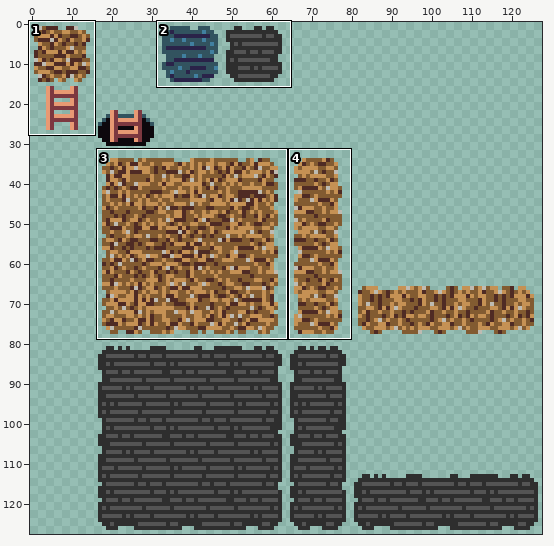
A pixel-art file gets an edit: asset_sources/tileset.aseprite. Above, an overview of the earlier version with the close-up marked.
Close-up. First the earlier version:
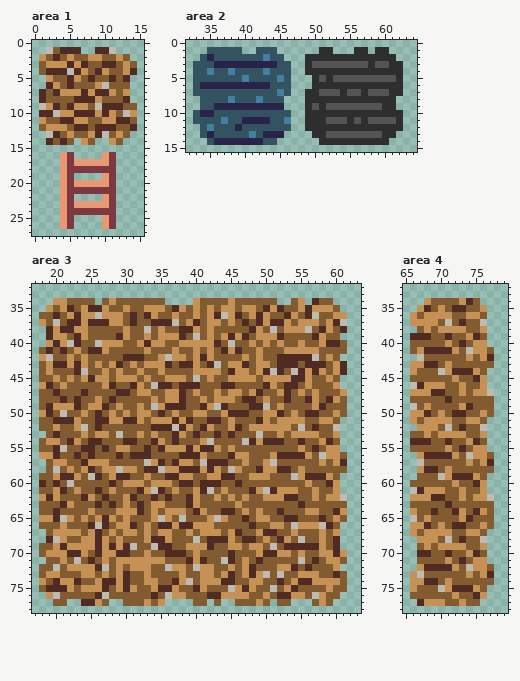
128x128 pixels, 1 frame. Shown: area 1: x 0..15, y 0..27; area 2: x 32..64, y 0..15; area 3: x 17..63, y 32..78; area 4: x 65..79, y 32..78. The commit also changed other parts of the picture, which this record leaves out.
Once edited:
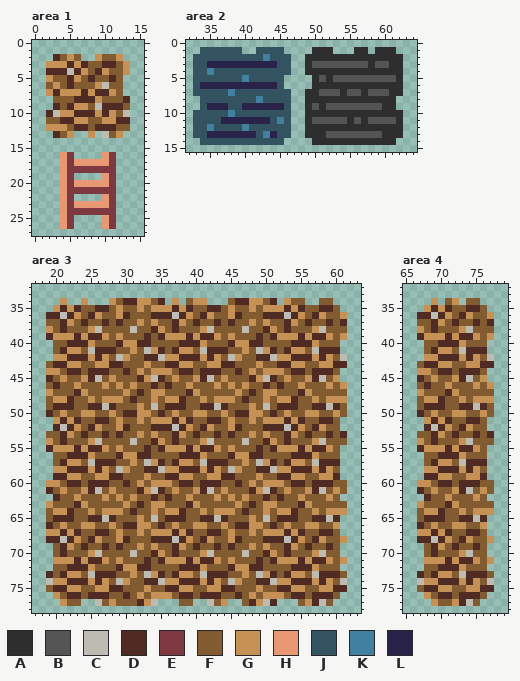
Palette (. is transparent): A #2e2e2e  B #545454  C #bebbb2  D #4f2b24  E #7d3840  F #825b31  G #c59154  H #e89973  J #32535f  K #4180a0  L #2a2349
Change:
Changed rows in their new state; - is an unchanged pixel.
Area 1, layer "Layer 1":
first column x 1:
 1 -.....--...---
 2 ..----..----.-
 3 .------------.
 4 .------------.
 5 ------------.-
 6 -F----------.-
 7 .G----------.-
 8 ..------------
 9 ..-----------.
10 .------------.
11 .------------.
12 .------------.
13 -.---..-.---.-
14 -....-..--..--
Area 2, layer "Layer 1":
first column x 33:
 1 -J----------J----A----------A-
 2 J-J----------J---------------A
 3 --L---------------------------
 4 -----J----J-------------------
 5 ------------J.----------------
 6 -----------L-.----------------
 7 -----K------J-----------------
 8 -----J-------J----------------
 9 --L--JJ------J----------------
10 -JJ--K------------------------
11 ----LLL-----KJ---BB-----------
12 J-----JK----------------------
13 J--LLLLLL-K-JJ--A------------A
14 -J-JJJJJJJ--J----A----------A-
Area 3, layer "Layer 1":
first column x 18:
34 --.-..G.-.--DDGG-D-G-F-G...FDDGG-D-G-F-.----
35 -.GDGDFF-D-GF-GF--G--DF-DDF--F--G-GDGDFFDD--
36 .D-CDGFDGFF-DF-FDDDCDGFD-FF---FFDDDCDGFDG-F-
37 .-FDGFDFF-FD-FG-GFFDGF--FD-D-FGF-FFDGFDF-DFD
38 -GF-FFFGC---FC-FD--DFFFGC----CFFDG-DFFFGCF-F
39 ----G--DDG-GF--D-D--GDGDDGFGFF-DFDGGGDG-DG-G
40 -.FFD-DGFFFDGGD-FF--DDD-FF-DGGDDF-F-DDDGFFF.
41 ..--G--C-DD--G-CGD-DGGFCDD-FFG-CGD-D--FCDDD.
42 ..GGDDDGDG-CGFFDDCG-DDDGDG-CGF-DDCGG---GD--C
43 .F---GF--GD--F--FF-DGGF-GGDDFF--F---GGFFGGD-
44 .-G-D-FDDD-FD---G-G-DDFDDD-FDFGFGGG-D-F-DDF.
45 .DFGF---CFGFFFD-CDF-F-GDC-GFFFDGCDF-FF-DCFG-
46 .FDF-G----FG-GF-DF--FGF--GFG-G---FDFFGF--GFG
47 .GF--DG----FG-DFGGFFFD---F-F--DFGGFF-DGF---F
48 .-GGDF-GFGGG-D----------------F---GGD-F--G-G
49 .FDDDF-DDCDF-----F------D-----GF--DDD--D-CD-
50 .--G---GF---DD-------------F--GGFDFGF-GG----
51 ..G-GD----F-FF----------------GF-G-D-D--DD--
52 ..DCD-FDG--GD-----------------FFDDDCDG--G-F-
53 --FDG-D-FD-D------------------GFG-FD-FDF-DFD
54 .-FDFF-GC---FC----------------FF-GFD-F-GCF-F
55 .DGGGDG-DG--F------------------D-DGGGDG-D-F-
56 ..F-D-DG----GG----------------DD-FFF--DGFFF.
57 -.FDGGFCDDD--G-----------------C-D-DGG-CDDD.
58 -.GGDDDGD-F--F------------------DCGGDDDGDG-.
59 ..D-G--FGGD-F-----------------F-F-DDG-FFG-D-
60 .GG-DD-DDDF-DF----------------G-GGG-DDFDD-FF
61 .DFG-FGDC-------------------------F-F-GDC--F
62 ..D--GFF-G-GFG-------GF---------DFDFFG-F--F.
63 .G-FFDG-F-F-------------------D-GG----G-----
64 .-GGD----GG-FDF-----D-F--GGG-D-FG-GGD-F--GG-
65 .F-DD-FDDCD-F-G-CFDDD--DD-D--FGFC-D----D-CD.
66 .D----GGFFGFD-G---F-FF--F-G-DDGG-DFGFF--FFG-
67 -G-D-D-F-DFGFFGFG--DGD-FDD--F-GFGGGD-D--DDF-
68 --DCDGFDGF--D--F--DCDGFDGFF-DFF-DD-CDG-D--FG
69 ..F--FDFFDFDFFG-GFFDGFDFFD-DF--FGF--GF-FFDF-
70 ..FDFFFGCFFFFC-FDGF-F-FGC--F-C-F-GFD-F-GCFF.
71 -.G-GDG-D---FFFDFDGGG---DGFG-F---DGGGDG-D-FG
72 ..F-DDD-FF-DG-DD--FFDDD-F--DG--D--FF-D-G--F-
73 .DFDGGFCDDDFFG-CGD-D-G-CDDDF--FCGDFDG-FCDD--
74 .CG-D-DGDGFCG--DDCGGDDD-D-FCG-FDDCGGD---D-FC
75 .F---GFF-GDDFF-GFF-DGGFFGGDDFFFG-FDDGG--G-DD
76 -.G-DD-D-D--D-G-GGGFDD-D--FFDFG--GGFDD-DDD--
77 --.GFF..C-GF--D-C.--FF..C-G-.-D-CD..-FGDC---
Area 4, layer "Layer 1":
first column x 66:
34 --.G.-G.F---
35 -.GD-DFFDDF-
36 .DDCD--D-F-G
37 .FFDGFDF-DFD
38 -GFDFFF-C-FF
39 .-GGG-GDDG-G
40 ..--DDDG-FF-
41 ..F-GGFCDDD.
42 -.GGDDDGDGFC
43 .F--G---GGDD
44 .GG-DDF--D--
45 .D-G---DCF--
46 .FDFFG-F-GFG
47 .-FFFDGF-FFF
48 .-GGDF-G-GGG
49 .-DDD--D-CD-
50 .DFGF-GG----
51 ..-D-D--DD--
52 -.DCDG--G-F-
53 .-FD-FDF-DFD
54 .GFD-F-GCF-F
55 .DGGGDG-D-F-
56 -.FF--DGFFF.
57 -.-DGG-CDDD.
58 -.GGDDDGDG-.
59 -.DDG-FFG-D-
60 .GG-DDFDD-FF
61 .-F-F-GDC--F
62 ..DFFG-F--F.
63 .G----G-----
64 .-GGD-F--G-G
65 .-DDD--D-CD.
66 .DFGF-GG---.
67 .G-D-D--DD--
68 -DDCDG--G-FG
69 -.FD-FDF-DF-
70 -.FD-F-GCF--
71 -.GGGDG-D-FG
72 -.FF--DGFFF.
73 .D-DGG-CDDDF
74 .CGGDDDGDG-C
75 .-DDG-FFG-DD
76 ..G-DDFDD-F-
77 -..-F-GDC---
